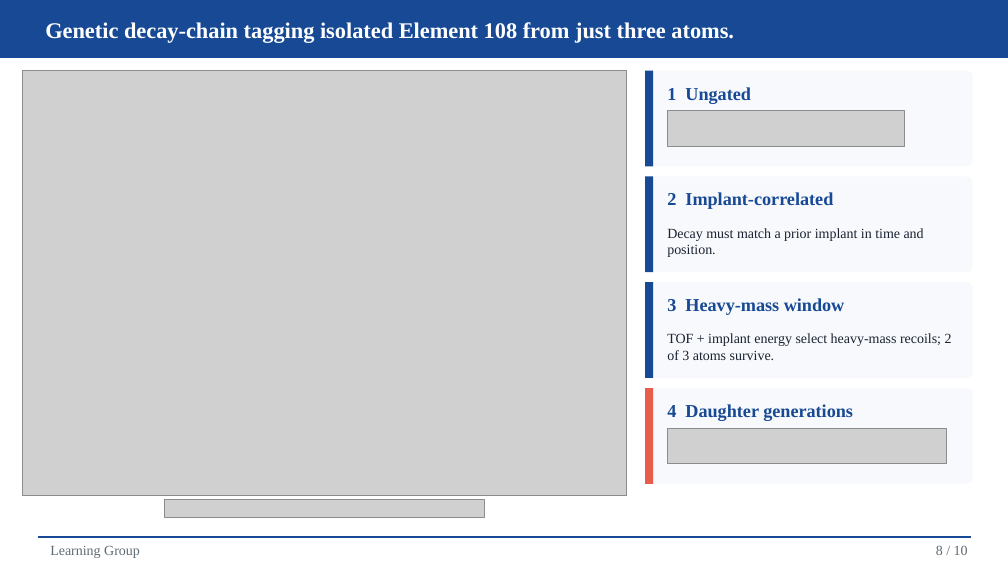
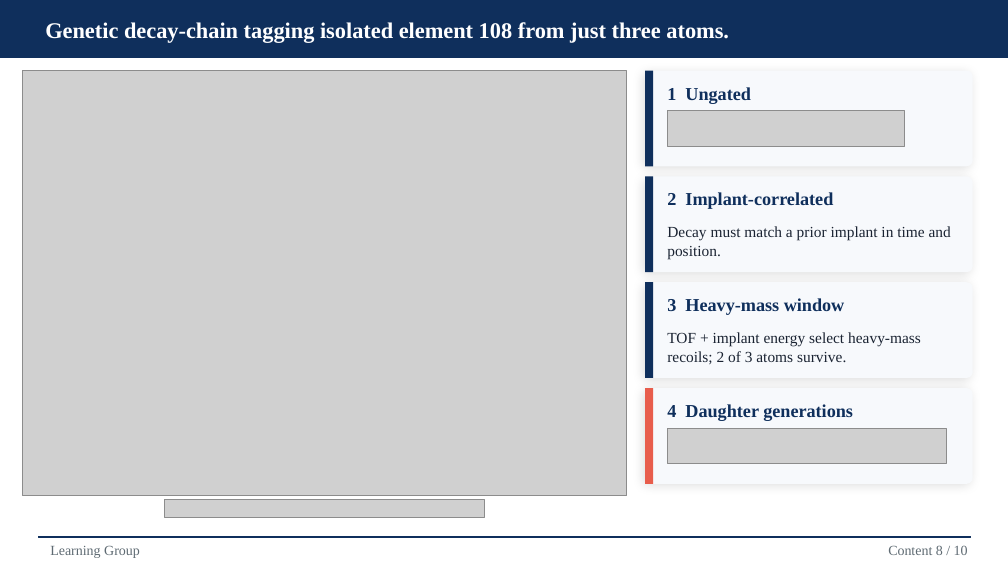
Before and after one commit to Edfghdrtxxx/OrbitOS, a slide deck: slide 14 of 70_Presentations/717_Learning Group-20260916/Velocity Filters Human.pptx. Drawn at 1008x567 pixels with LibreOffice and Linux fonts; fonts in the diff are those of the drawing; grey boxes stand for pictures. Boxes give left, top, right and bottom in pixels: in the first picture for what was removed or moved away, otherwise in the second. Text is boxed around its words. In the diff, an @@ line names an element or a change of style, - is before the commit and + after.

```diff
--- a/70_Presentations/717_Learning Group-20260916/Velocity Filters Human.pptx
+++ b/70_Presentations/717_Learning Group-20260916/Velocity Filters Human.pptx
@@ rectangle at [0,0,1008,57]: fill #174994 to #0F2F5C; outline #174994 1 pt to #0F2F5C 1 pt @@
@@ text at [45,22,729,43]: text changed @@
-Genetic decay-chain tagging isolated Element 108 from just three atoms.
+Genetic decay-chain tagging isolated element 108 from just three atoms.
@@ text "Decay must match a prior ..." at [667,226,951,260]: size 10 to 11 pt @@
@@ fill #174994 to #0F2F5C in 3 elements at [645,71,653,166], [645,176,653,272], [645,282,653,378] @@
@@ text "TOF + implant energy select ..." at [667,332,921,364]: size 10 to 11 pt @@
@@ shadow on in 4 elements at [645,71,973,166], [645,176,973,272], [645,282,973,378], [645,388,973,484] @@
@@ text colour #174994 to #0F2F5C in 4 elements at [667,87,751,104], [667,192,833,209], [667,298,845,315], [667,404,853,421] @@
@@ rectangle at [38,536,971,537]: fill #174994 to #0F2F5C; outline #174994 1 pt to #0F2F5C 1 pt @@
@@ text at [888,545,968,555]: text changed @@
-8 / 10
+Content 8 / 10
```
Also in this commit, not shown: 15 other slides changed, 2 slides added, 2 slides removed, 46 other files.
